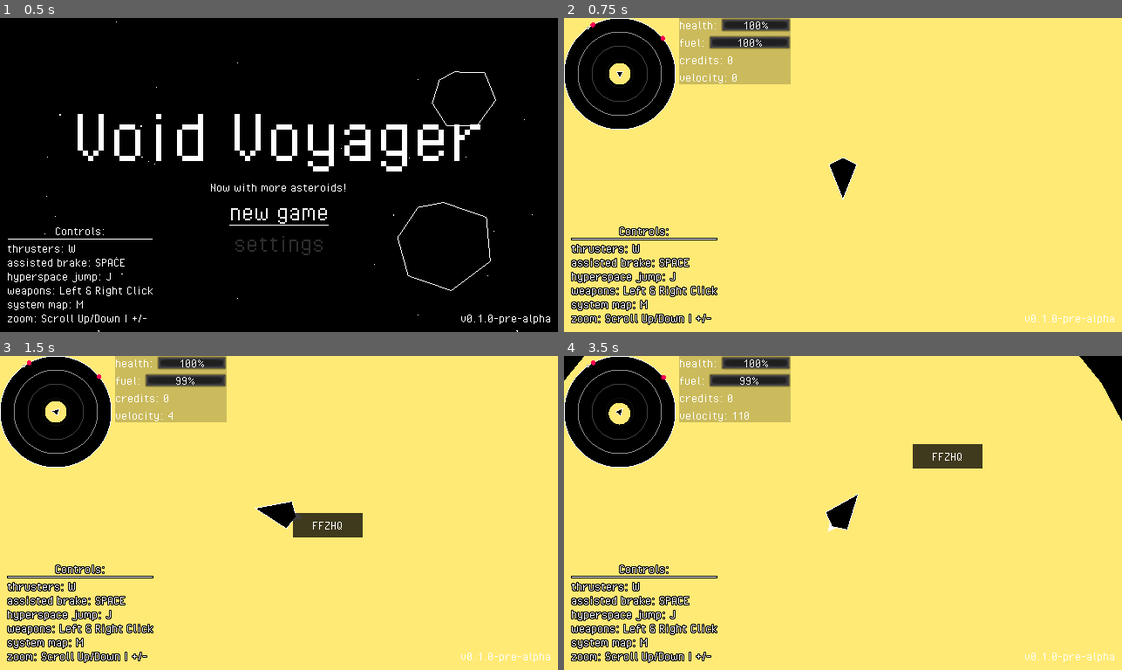
Above: before the commit, frames 1-4 (two rows, left to right).
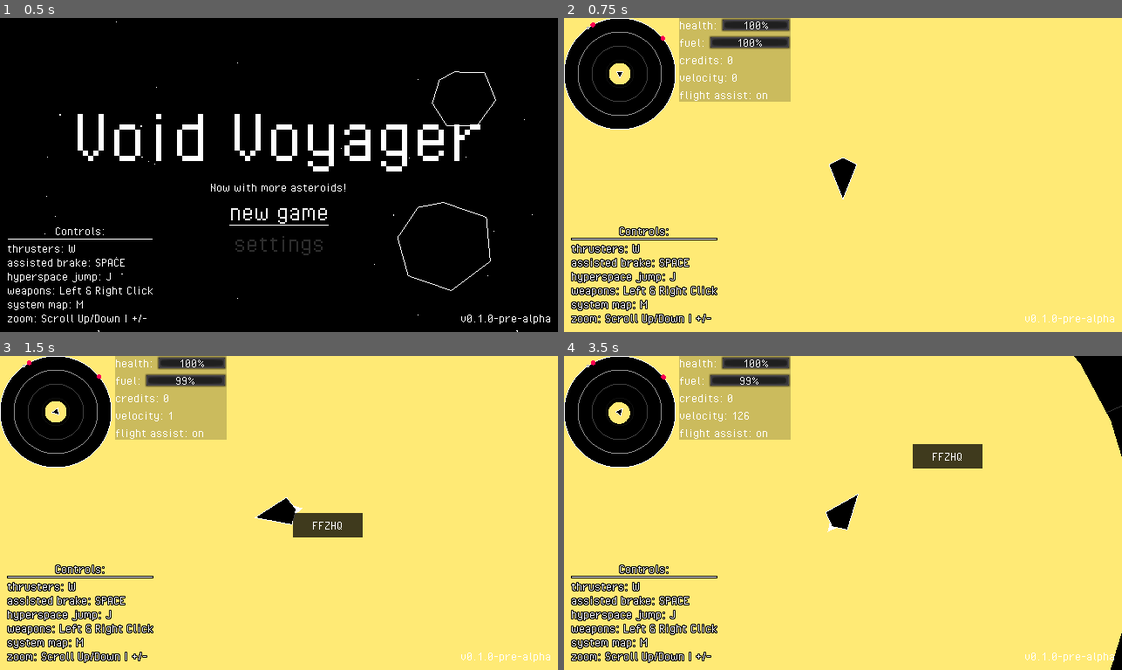
Above: after the commit, the same moments.

Repository: fossqueen/void-voyager-old
Game: Godot game, scene res://main.tscn
Same seed, same stepped clock (60 frames per second), same inputs: the game is played once before the commit and once after it.
Inputs (mouse positions are in pixels of both pictures, inside the frame that each line leads up to):
- Up to frame 1 (0.5 s): no input
- Up to frame 2 (0.75 s): click "new game" at 0.5 s
- Up to frame 3 (1.5 s): tap Enter at 1.25 s; move the mouse to (279, 513) at 1.27 s; hold W (thrust) from 1.28 s (still down); hold Space (flight_assist) from 1.28 s (still down)
- Up to frame 4 (3.5 s): move the mouse to (731, 528) at 2.02 s; release W (thrust) at 2.03 s; release Space (flight_assist) at 2.03 s; click (731, 528) at 2.1 s; tap Space (flight_assist) at 2.3 s; move the mouse to (898, 443) at 2.77 s; hold W (thrust) from 2.78 s (still down); hold Space (flight_assist) from 2.78 s (still down)

Frame 1 is identical in both runs. In frame 2, 1.1% of the frame differs, in the area x 20-41%, y 21-27%; in frame 3, 1.3%; in frame 4, 1.9%, in the area x 0-100%, y 0-100%.

Commit message:
Reworked player flight assist

Diff:
--- a/player/player.gd
+++ b/player/player.gd
@@ -6,6 +6,7 @@
 var buf_v_length
 var camera
 var reset_state = false
+var flight_assist: bool = true
 
 onready var laser = load("res://_debug/laser.tscn")
 onready var rocket = load("res://_debug/rocket.tscn")
@@ -29,7 +30,6 @@
 
 func _physics_process(_delta):
 	look()
-	movement_damper()
 
 func _unhandled_input(_event):
 	if Input.is_action_just_pressed("toggle_system_map"):
@@ -53,6 +53,7 @@
 		new_rocket.rotation = global_rotation
 		new_rocket.linear_velocity = linear_velocity
 		get_parent().add_child(new_rocket)
+	toggle_flight_assist()
 
 # custom functions
 func movement():
@@ -60,17 +61,21 @@
 		apply_impulse(Vector2(0, 0).rotated(rotation), Vector2(ship.speed, 0).rotated(rotation))
 		$Animations/AnimationPlayer.play("thrust")
 		burn_fuel(0.0015)
+		linear_damp =  -1
 	else:
 		$Animations/AnimationPlayer.play("idle")
+		if flight_assist:
+			linear_damp = 1
 
 func look():
 	look_at(get_global_mouse_position())
 
-func movement_damper():
+func toggle_flight_assist():
 	if Input.is_action_pressed("flight_assist"):
-		linear_damp = 0.5
-	else:
-		linear_damp = -1
+		if flight_assist:
+			flight_assist = false
+		elif !flight_assist:
+			flight_assist = true
 
 func burn_fuel(amount):
 	if ship.fuel > 0:
--- a/ui/player-stats/player-stats.gd
+++ b/ui/player-stats/player-stats.gd
@@ -10,3 +10,4 @@
 	$List/Health/ProgressBar.value = player.ship.health
 	$List/Fuel/ProgressBar.value = player.ship.fuel
 	$List/Velocity.text = "velocity: %d" % player.linear_velocity.length()
+	$List/FlightAssist.text = "flight assist: on" if player.flight_assist else "flight assist: off"
--- a/ui/player-stats/player-stats.tscn
+++ b/ui/player-stats/player-stats.tscn
@@ -13,7 +13,7 @@
 
 [node name="List" type="VBoxContainer" parent="."]
 margin_right = 128.0
-margin_bottom = 68.0
+margin_bottom = 86.0
 size_flags_vertical = 9
 
 [node name="Health" type="HBoxContainer" parent="List"]
@@ -59,9 +59,14 @@
 margin_right = 128.0
 margin_bottom = 68.0
 
+[node name="FlightAssist" type="Label" parent="List"]
+margin_top = 72.0
+margin_right = 128.0
+margin_bottom = 86.0
+
 [node name="Panel" type="Panel" parent="."]
 show_behind_parent = true
 margin_right = 128.0
-margin_bottom = 68.0
+margin_bottom = 86.0
 size_flags_vertical = 9
 custom_styles/panel = SubResource( 1 )
Not shown, changed: export_presets.cfg
